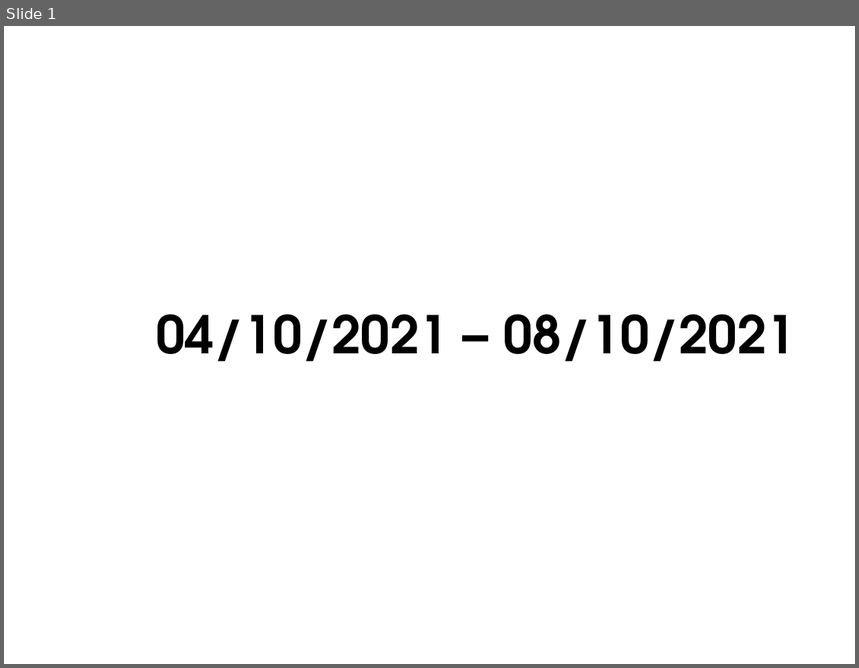
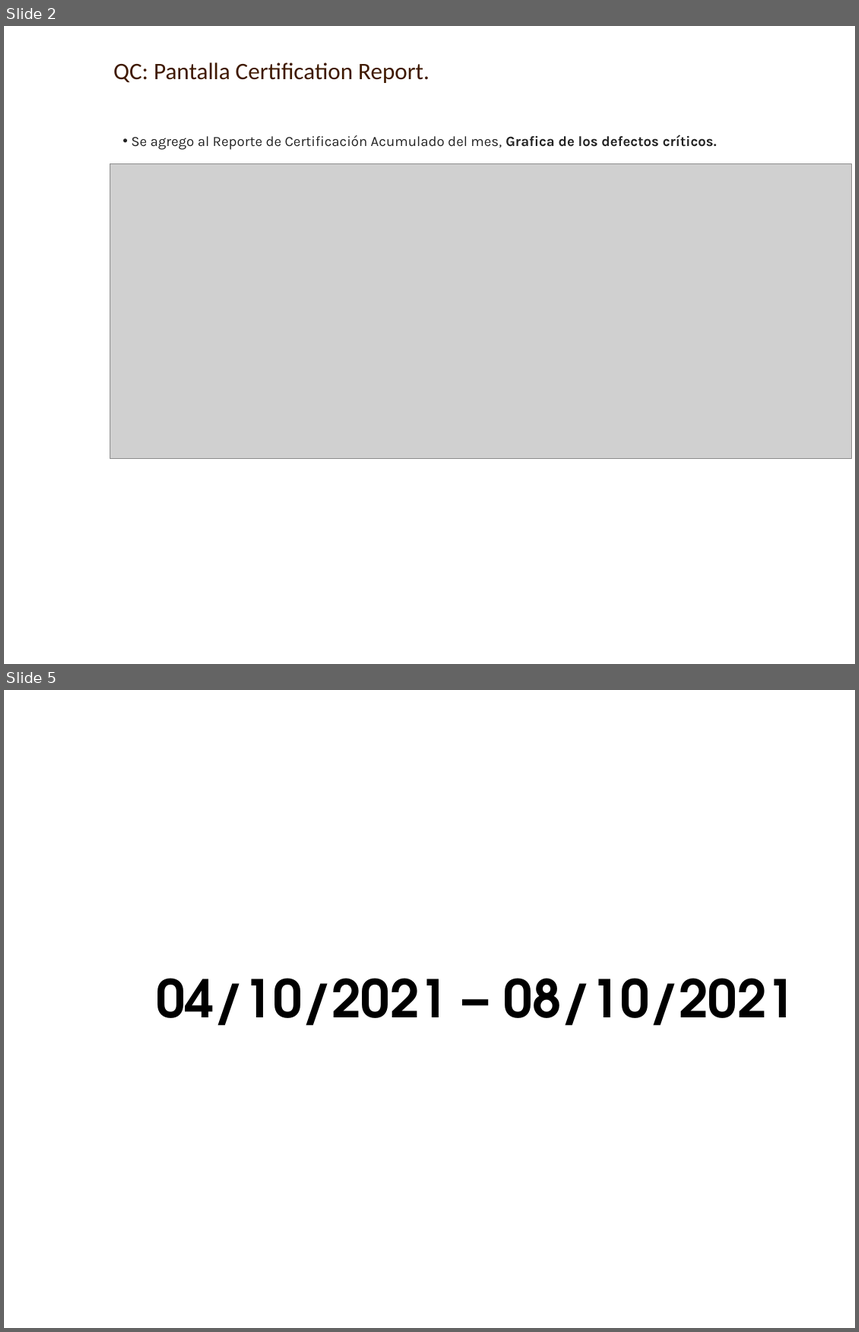
Before and after one commit to AXDELAROSA/CONTROL_QUALITY, a slide deck: 60_PPM'S_CERTIFICACION/Docs/IT_DEV_PPMS_CERTIFICACION_REPORT.pptx. Shown one above the other, each under a label of ours: slide 1 before the commit, slides 2 and 5 after it; the slides between them are not shown. The pictures are 859x668 and 859x1332 pixels, drawn with LibreOffice and Linux fonts; fonts in the diff are those of the drawing; grey boxes stand for pictures; background and template pictures are left out. Boxes give left, top, right and bottom in pixels: in the first picture for what was removed or moved away, otherwise in the second. Text is boxed around its words. In the diff, an @@ line names an element or a change of style, - is before the commit and + after.

```diff
--- a/60_PPM'S_CERTIFICACION/Docs/IT_DEV_PPMS_CERTIFICACION_REPORT.pptx
+++ b/60_PPM'S_CERTIFICACION/Docs/IT_DEV_PPMS_CERTIFICACION_REPORT.pptx
@@ slide 2 added at box(4, 26, 855, 664), background picture (left out) @@
@@ text added at box(113, 62, 430, 83), 20 pt, text #3F1900 @@
+QC: Pantalla Certification Report.
@@ text added at box(131, 135, 717, 150), 12 pt, text #222222 @@
+• Se agrego al Reporte de Certificación Acumulado del mes, Grafica de los defectos críticos.
@@ picture added at box(110, 164, 852, 458) @@
@@ what was slide 1 is now slide 5 @@
```
Also in this commit, not shown: 3 other slides added, 13 other files.
